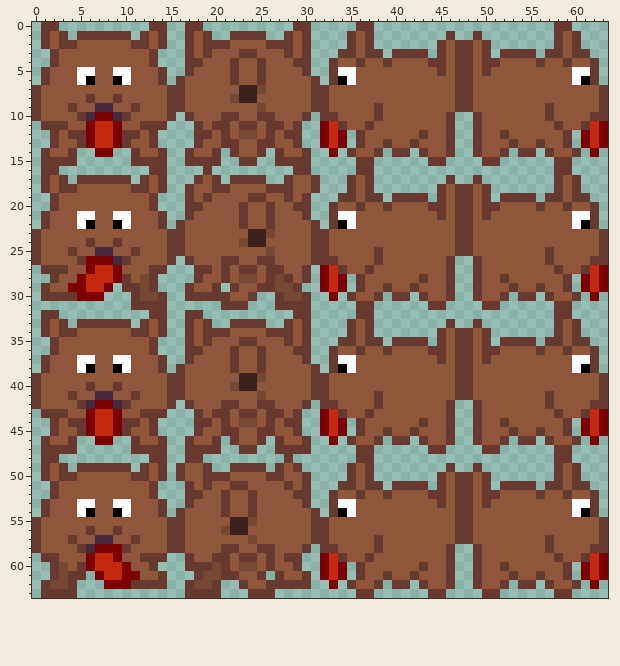
Two states of a pixel-art sprite, Godot/Assets/Player Character/Walk.png. The picture above is the old version.
The file is 64x64 pixels.
Once edited:
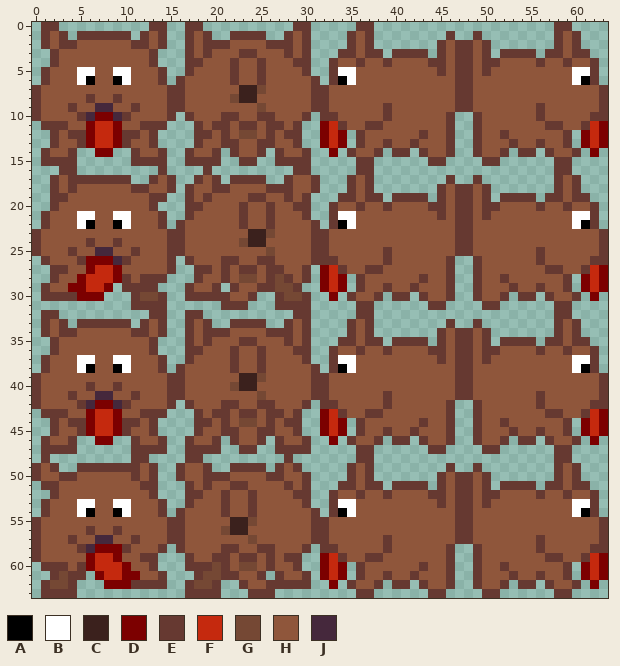
Palette (. is transparent): A #000000  B #ffffff  C #3b211d  D #7c0000  E #663931  F #c5290e  G #754834  H #8f563b  J #45283c
Message: Pulizia Sprite non necessari, Walk Anim
Change:
There is now colour E in row 16 at x 3 to 4; in row 17 at x 4 and 15; in row 18 at x 15; in row 19 at x 14; in row 27 at x 15; in row 28 at x 14.
There is now colour E in row 48 at x 11 to 12; in row 49 at x 0 and 11; in row 50 at x 0; in row 51 at x 1; in row 59 at x 0; in row 60 at x 1.
The edit turns colour G into colour E in rows 28 to 29 at x 12; in row 60 at x 3.
The edit turns colour H into colour E in rows 9 to 10 at x 39 and 56; in row 11 at x 38 and 57; in row 17 at x 2 and 13; in row 18 at x 2; in row 19 at x 3; in row 25 at x 39 and 56.
The edit turns colour H into colour E in row 26 at x 1, 39 and 56; in row 27 at x 38 and 57; in rows 41 to 42 at x 39 and 56; in row 43 at x 38 and 57; in row 49 at x 2 and 13; in row 50 at x 13.
The edit turns colour H into colour E in row 51 at x 12; in row 57 at x 39 and 56; in row 58 at x 14, 39 and 56; in row 59 at x 38 and 57.
The edit turns colour E into colour H in rows 9 to 10 at x 38 and 57; in rows 17 to 18 at x 3 and 14; in rows 25 to 26 at x 38 and 57; in row 27 at x 13 to 14; in rows 41 to 42 at x 38 and 57; in rows 49 to 50 at x 1 and 12.
The edit turns colour E into colour H in rows 57 to 58 at x 38 and 57; in row 59 at x 1 to 2.
Colour E is removed in row 16 at x 1 to 2 and 13; in row 17 at x 1 and 12; in row 18 at x 1; in row 26 at x 0; in row 27 at x 1; in row 48 at x 2 and 13 to 14.
Colour E is removed in row 49 at x 3 and 14; in row 50 at x 14; in row 58 at x 15; in row 59 at x 14.
